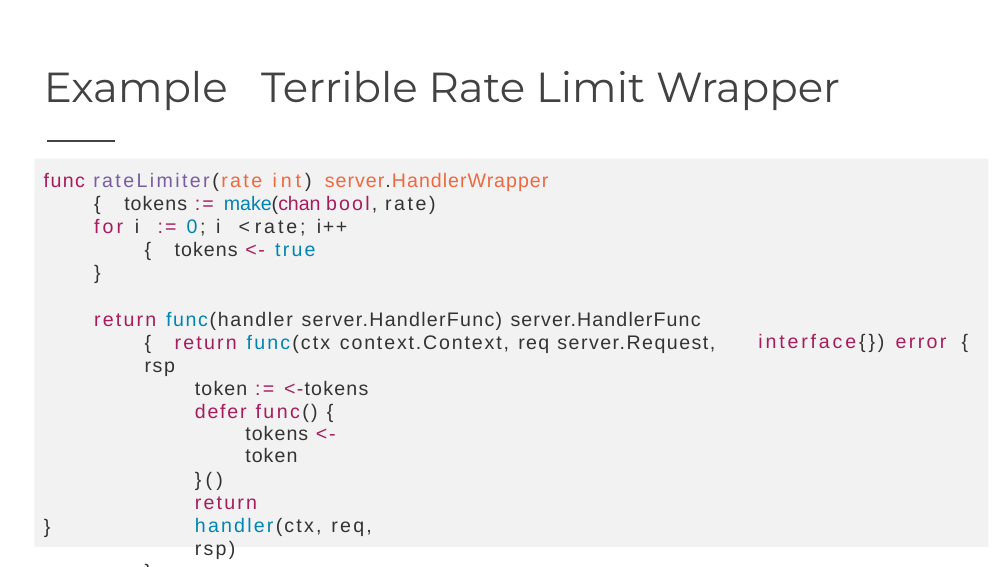
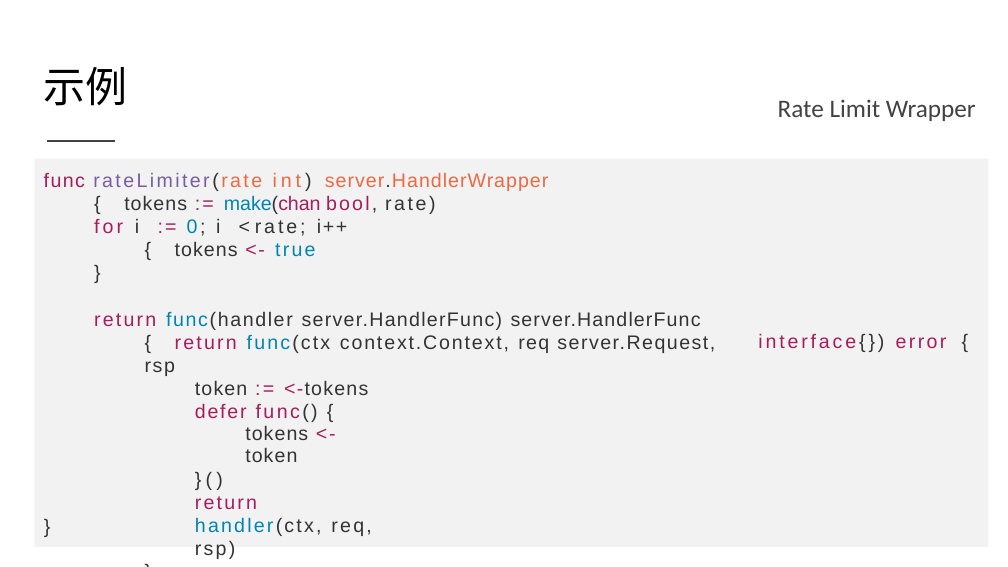
Before and after one commit to printfcoder/stack-rpc-tutorials, a slide deck: slide 25 of others/share/learning-go/【第一期】Go-Micro框架设计.pptx (slide 31 before the commit). Drawn at 1008x567 pixels with LibreOffice and Linux fonts; fonts in the diff are those of the drawing. Boxes give left, top, right and bottom in pixels: in the first picture for what was removed or moved away, otherwise in the second. Text is boxed around its words. In the diff, an @@ line names an element or a change of style, - is before the commit and + after.

```diff
--- a/others/share/learning-go/【第一期】Go-Micro框架设计.pptx
+++ b/others/share/learning-go/【第一期】Go-Micro框架设计.pptx
@@ title at (44, 67, 128, 106): text changed; text colour #424242 to #000000 @@
-Example Terrible Rate Limit Wrapper
+示例
@@ text added at (778, 99, 976, 121), 18 pt, text #424242 @@
+Rate Limit Wrapper
```
Also in this commit, not shown: 5 other slides changed, 3 slides added, 9 slides removed.
